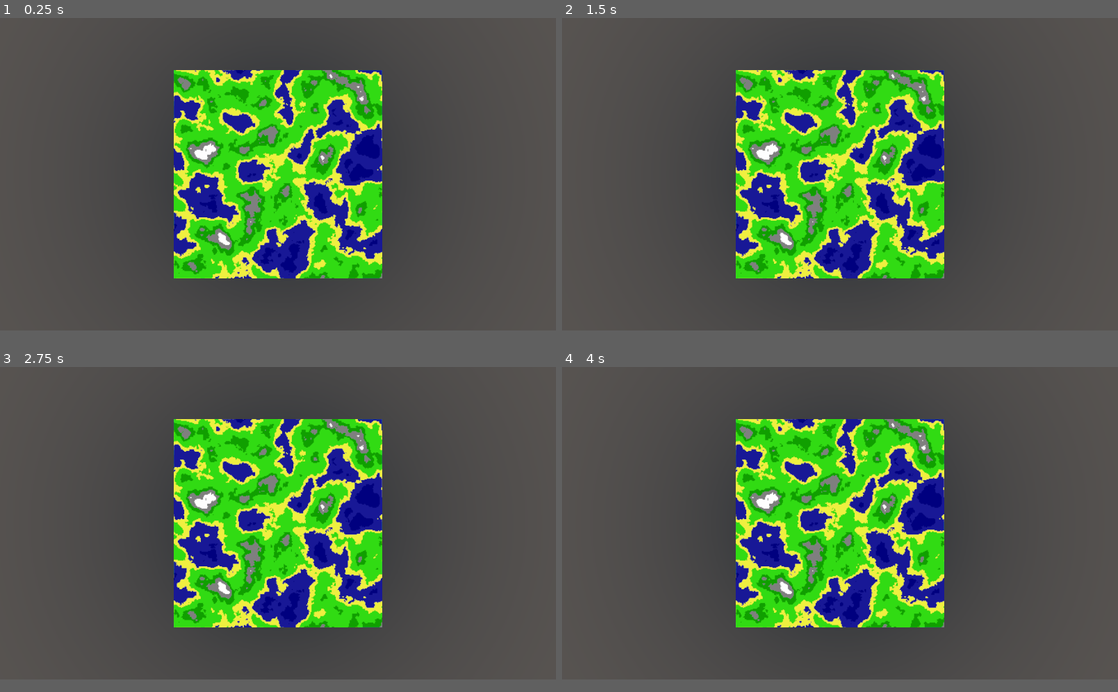
Above: before the commit, frames 1-4 (two rows, left to right).
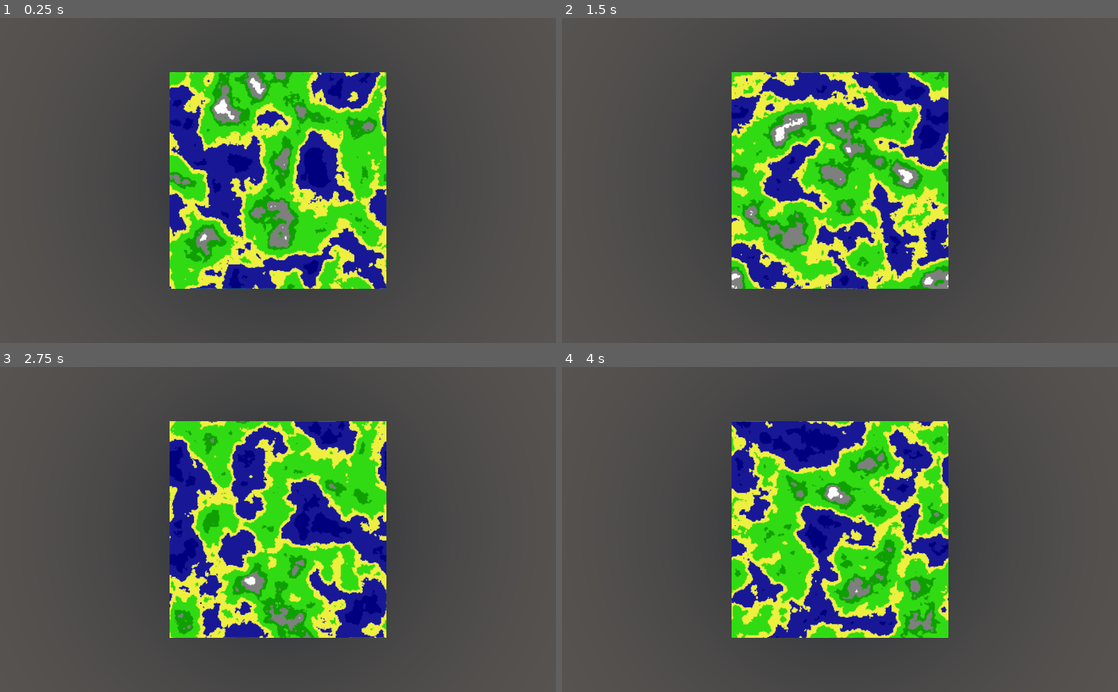
Above: after the commit, the same moments.

Repository: cleap/s21-game-is
Game: Godot game, scene res://WrappingMap/world_map.tscn
Two runs of this game, one before a commit and one after it. Both use one fixed random seed, a clock stepped at 60 frames per second and the inputs below. After the commit the project has no main scene; this scene is started directly in both runs. The engine's default icon, where the game draws it, is replaced by a stand-in: a white triangle on a blue panel in a dark square.
Inputs:
- Up to frame 1 (0.25 s): no input
- Up to frame 2 (1.5 s): tap Enter (ui_accept) at 0.5, 1.35 s; hold Enter (ui_accept) 0.53-1.28 s
- Up to frame 3 (2.75 s): tap Enter (ui_accept) at 1.52, 1.82 s; hold Enter (ui_accept) from 2.03 s (still down)
- Up to frame 4 (4 s): release Enter (ui_accept) at 2.78 s; tap Enter (ui_accept) at 2.85, 3.02, 3.32 s; hold Enter (ui_accept) from 3.53 s (still down)
In our replay, the window is 800x450 before the commit and 800x468 after it. These sizes can differ from the game's own. Grey fills any space a smaller window leaves; there, only what the larger window draws over its background counts as a difference.

The runs differ from the first frame. In frame 1, 21% of the frame differs, in the area x 30-70%, y 16-84%; in frame 2, 21%; in frame 3, 21%; in frame 4, 21%.

Commit message:
Added randomization and horizontal wrapping

Diff:
--- a/Procedural World Demo/WrappingMap/world_map.gd
+++ b/Procedural World Demo/WrappingMap/world_map.gd
@@ -5,6 +5,7 @@
 
 const  MAP_WIDTH = 256
 const MAP_HEIGHT = 256
+const RAD = MAP_WIDTH / (2.0*PI)
 
 const DEEP_WATER = 0.2
 const SHALLOW_WATER = 0.4
@@ -25,15 +26,21 @@
 export var noise: OpenSimplexNoise
 
 func _ready():
+	randomize()
+	generate()
+
+func generate():
+	noise.seed = randi()
 	var tiles: Array = []
 	var min_val: float = INF
 	var max_val: float = -INF
 
 	var temp1 = []
 	for x in MAP_WIDTH:
+		var theta = lerp(0.0, 2.0*PI, x/float(MAP_WIDTH))
 		var temp2: Array = []
 		for y in MAP_HEIGHT:
-			var val = noise.get_noise_2d(x, y)
+			var val = noise.get_noise_3d(RAD*cos(theta), RAD*sin(theta), y)
 			if val < min_val:
 				min_val = val
 			if val > max_val:
@@ -68,3 +75,7 @@
 	else:
 		color = SNOW_COLOR
 	return color
+
+func _input(event):
+	if event.is_action_pressed("ui_accept"):
+		generate()
--- a/Procedural World Demo/WrappingMap/world_map.tscn
+++ b/Procedural World Demo/WrappingMap/world_map.tscn
@@ -5,6 +5,7 @@
 [ext_resource path="res://WrappingMap/Texture.gd" type="Script" id=3]
 
 [sub_resource type="OpenSimplexNoise" id=3]
+seed = 2
 octaves = 6
 period = 45.0
 
--- a/Procedural World Demo/project.godot
+++ b/Procedural World Demo/project.godot
@@ -21,13 +21,7 @@
 [application]
 
 config/name="Procedural World Demo"
-run/main_scene="res://Walker Random Level Gen/walker.tscn"
 config/icon="res://icon.png"
-
-[display]
-
-window/size/width=1280
-window/size/height=720
 
 [rendering]
 
